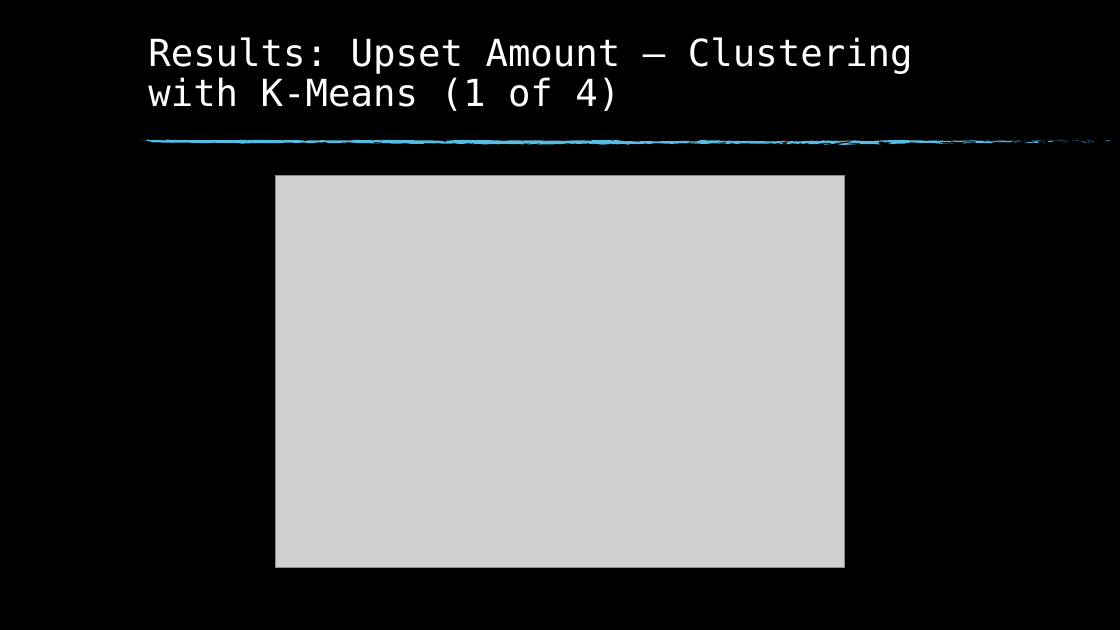
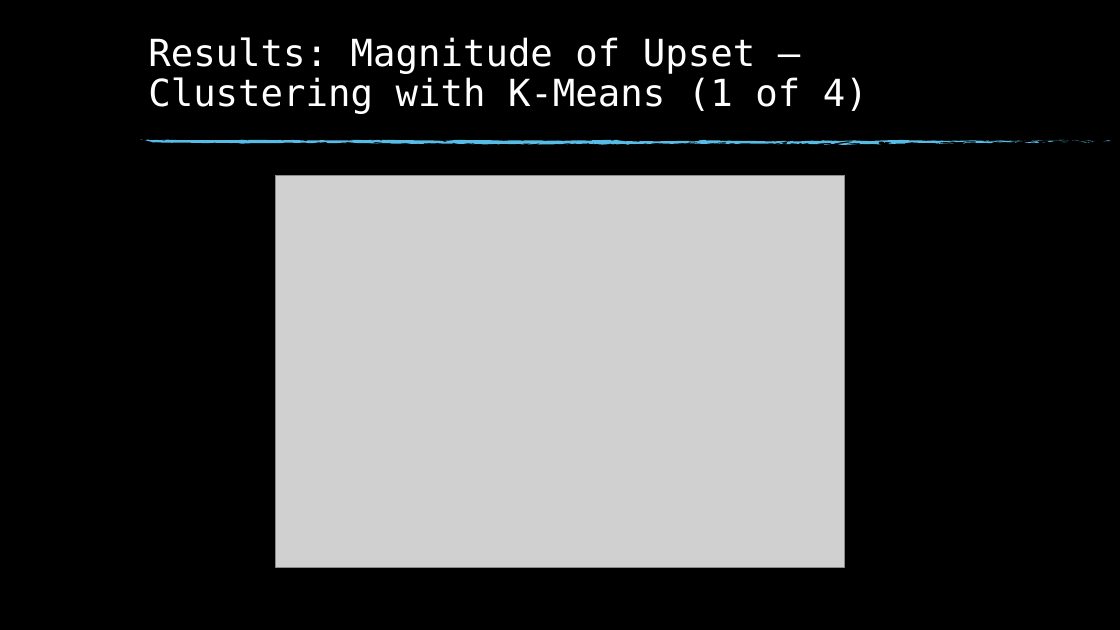
Before and after one commit to msnyde8/Graduate_Project-Upset_Potential, a slide deck: slide 13 of Upset Potential in the NFL.pptx. Drawn at 1120x630 pixels with LibreOffice and Linux fonts; fonts in the diff are those of the drawing; grey boxes stand for pictures; background and template pictures are left out. Boxes give left, top, right and bottom in pixels: in the first picture for what was removed or moved away, otherwise in the second. Text is boxed around its words. In the diff, an @@ line names an element or a change of style, - is before the commit and + after.

```diff
--- a/Upset Potential in the NFL.pptx
+++ b/Upset Potential in the NFL.pptx
@@ title at (x1=148, y1=37, x2=868, y2=114): text changed @@
-Results: Upset Amount – Clustering with K-Means (1 of 4)
+Results: Magnitude of Upset – Clustering with K-Means (1 of 4)
```
Also in this commit, not shown: 9 other slides changed, 6 slides added, 1 slide removed, 3 other files.
